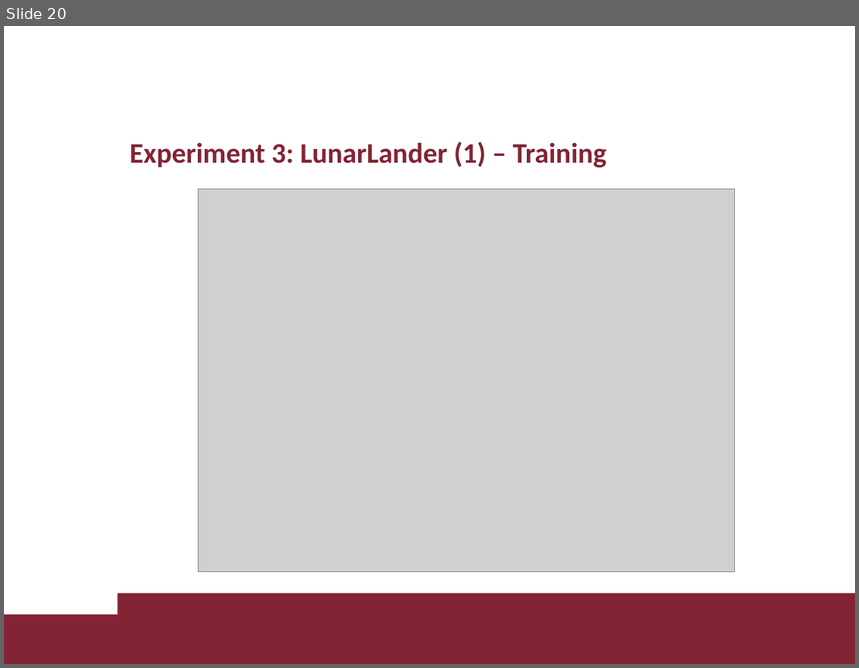
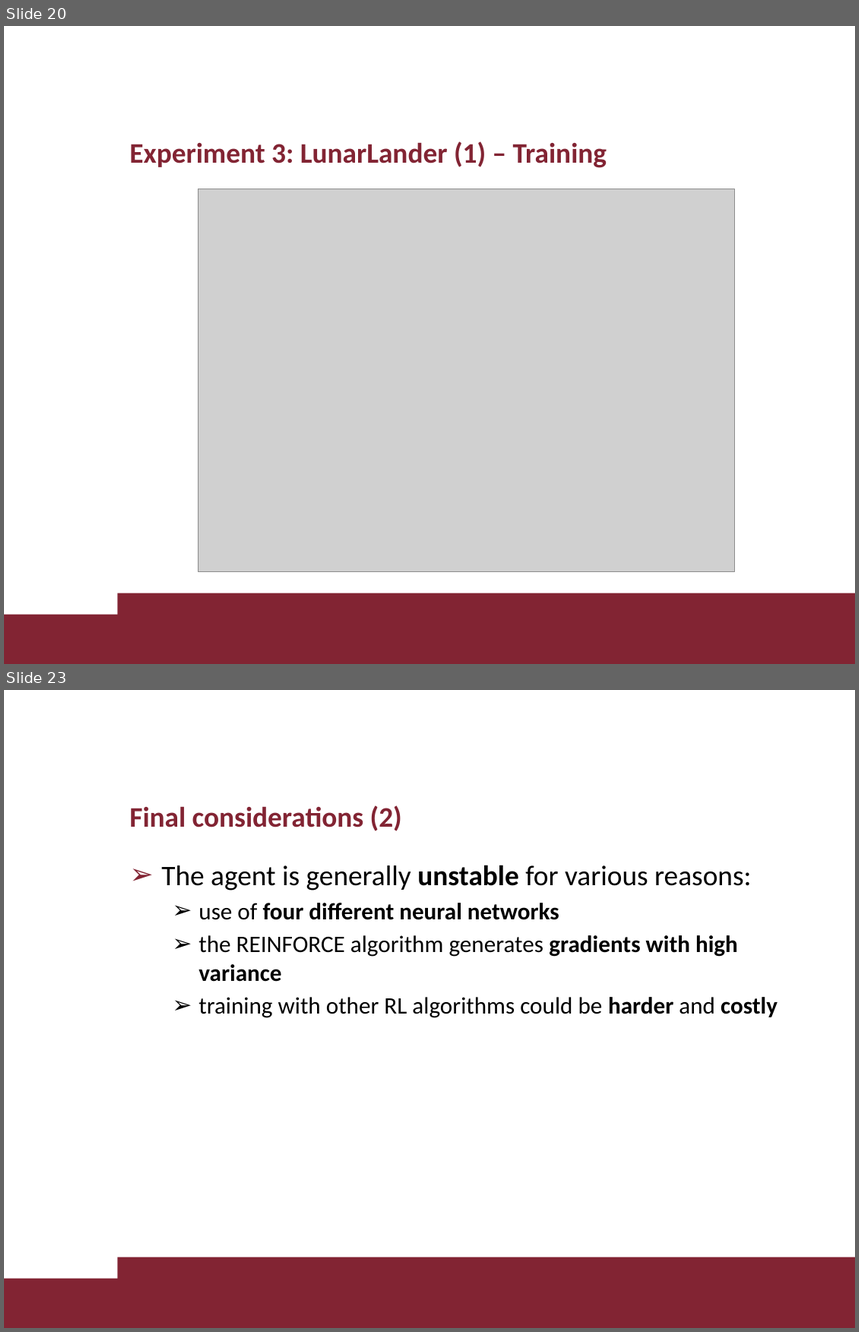
Before and after one commit to lorenzo-di-luccio/RL_Project, a slide deck: slides/diluccio_giamba_RL_project.pptx. Shown one above the other, each under a label of ours: slide 20 before the commit, slides 20 and 23 after it; the slides between them are not shown. The pictures are 859x668 and 859x1332 pixels, drawn with LibreOffice and Linux fonts; fonts in the diff are those of the drawing; grey boxes stand for pictures; background and template pictures are left out. Boxes give left, top, right and bottom in pixels: in the first picture for what was removed or moved away, otherwise in the second. Text is boxed around its words. In the diff, an @@ line names an element or a change of style, - is before the commit and + after.

```diff
--- a/slides/diluccio_giamba_RL_project.pptx
+++ b/slides/diluccio_giamba_RL_project.pptx
@@ slide 23 added at [4, 690, 855, 1328], background #FFFFFF; not listed: 2 template elements that a slide beside it also shows @@
@@ title added at [129, 806, 402, 831], 24 pt, text #822433, bold @@
+Final considerations (2)
@@ text added at [161, 865, 778, 1018], 20 pt, text #000000 @@
+➢ The agent is generally unstable for various reasons:
+  ➢ use of four different neural networks
+  ➢ the REINFORCE algorithm generates gradients with high variance
+  ➢ training with other RL algorithms could be harder and costly
```
Also in this commit, not shown: 7 slides changed, 1 other slide added, 4 other files.
